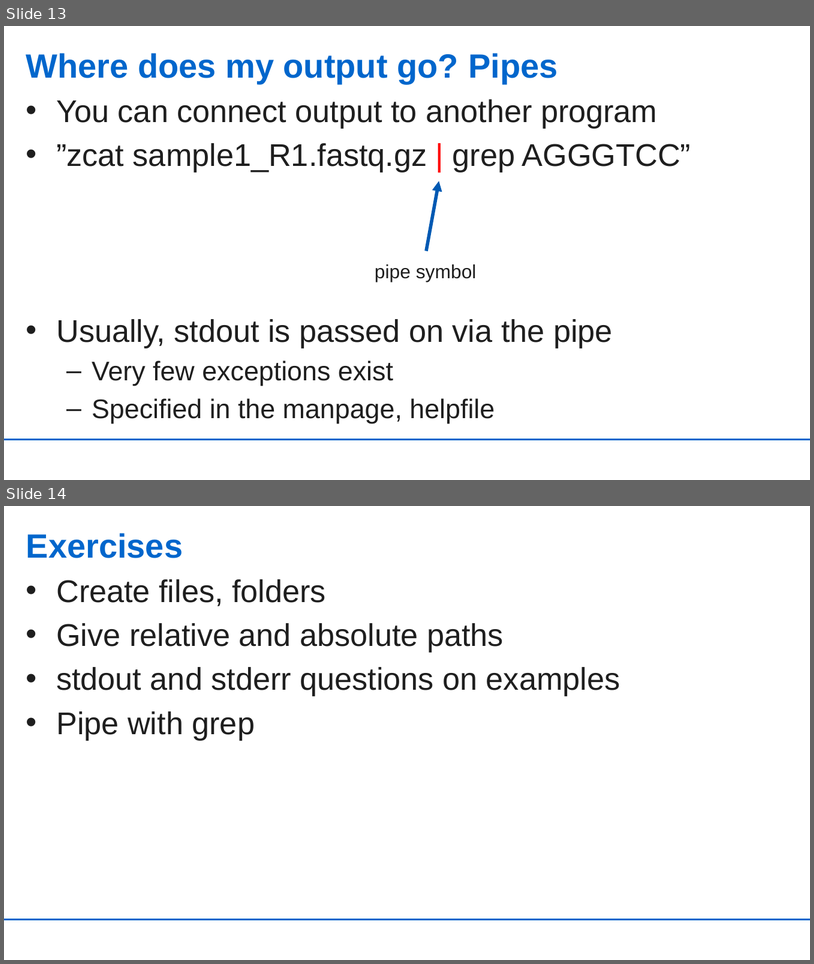
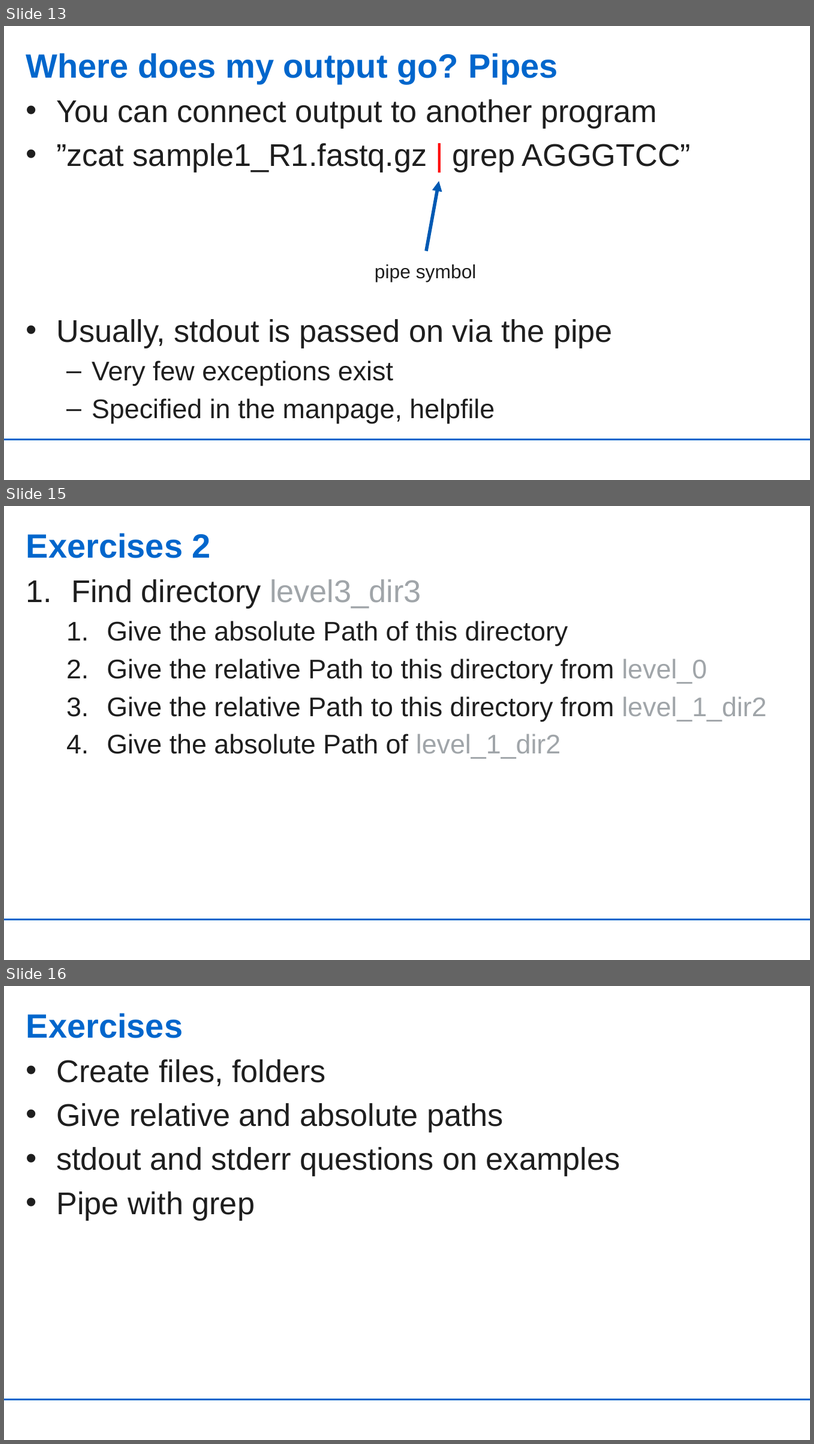
Before and after one commit to UdoGi/KCCR_snakemake_pipeline, a slide deck: slides/ghana_linux_basics.pptx. Shown one above the other, each under a label of ours: slides 13 and 14 before the commit, slides 13, 15 and 16 after it; the slides between them are not shown. The pictures are 814x964 and 814x1444 pixels, drawn with LibreOffice and Linux fonts; fonts in the diff are those of the drawing; background and template pictures are left out. Boxes give left, top, right and bottom in pixels: in the first picture for what was removed or moved away, otherwise in the second. Text is boxed around its words. In the diff, an @@ line names an element or a change of style, - is before the commit and + after.

Commit message:
cmdl exercises pptx and dirs

```diff
--- a/slides/ghana_linux_basics.pptx
+++ b/slides/ghana_linux_basics.pptx
@@ slide 15 added at (4,506,810,960), background #FFFFFF; not listed: 1 template element that a slide beside it also shows @@
@@ title added at (26,533,211,558), 30 pt, text #0066CC, bold @@
+Exercises 2
@@ text added at (71,579,767,759), 24 pt, text #1E1E1E @@
+1. Find directory level3_dir3
+  1. Give the absolute Path of this directory
+  2. Give the relative Path to this directory from level_0
+  3. Give the relative Path to this directory from level_1_dir2
+  4. Give the absolute Path of level_1_dir2
@@ what was slide 14 is now slide 16 @@
```
Also in this commit, not shown: 2 slides changed, 1 other slide added, 3 other files.
